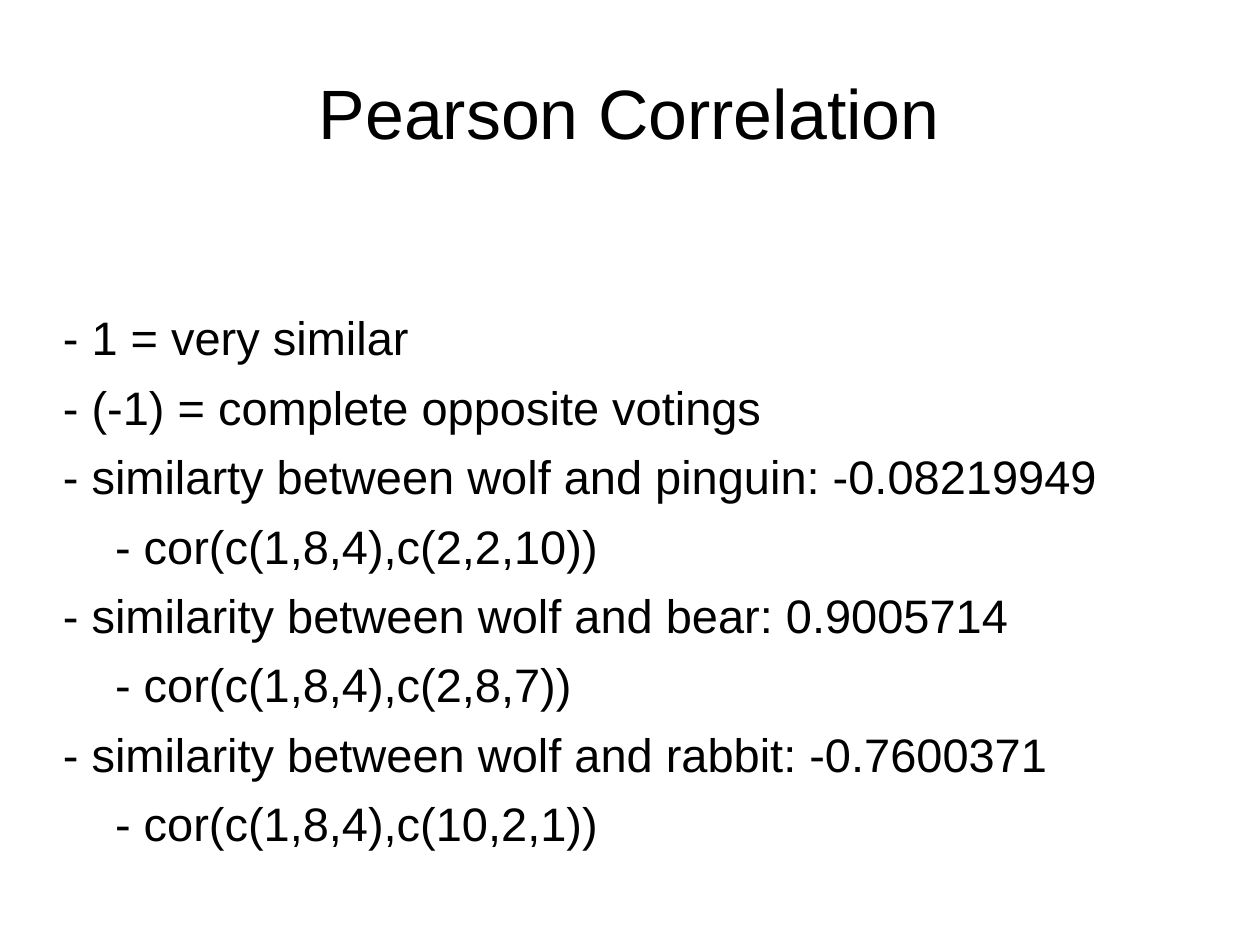
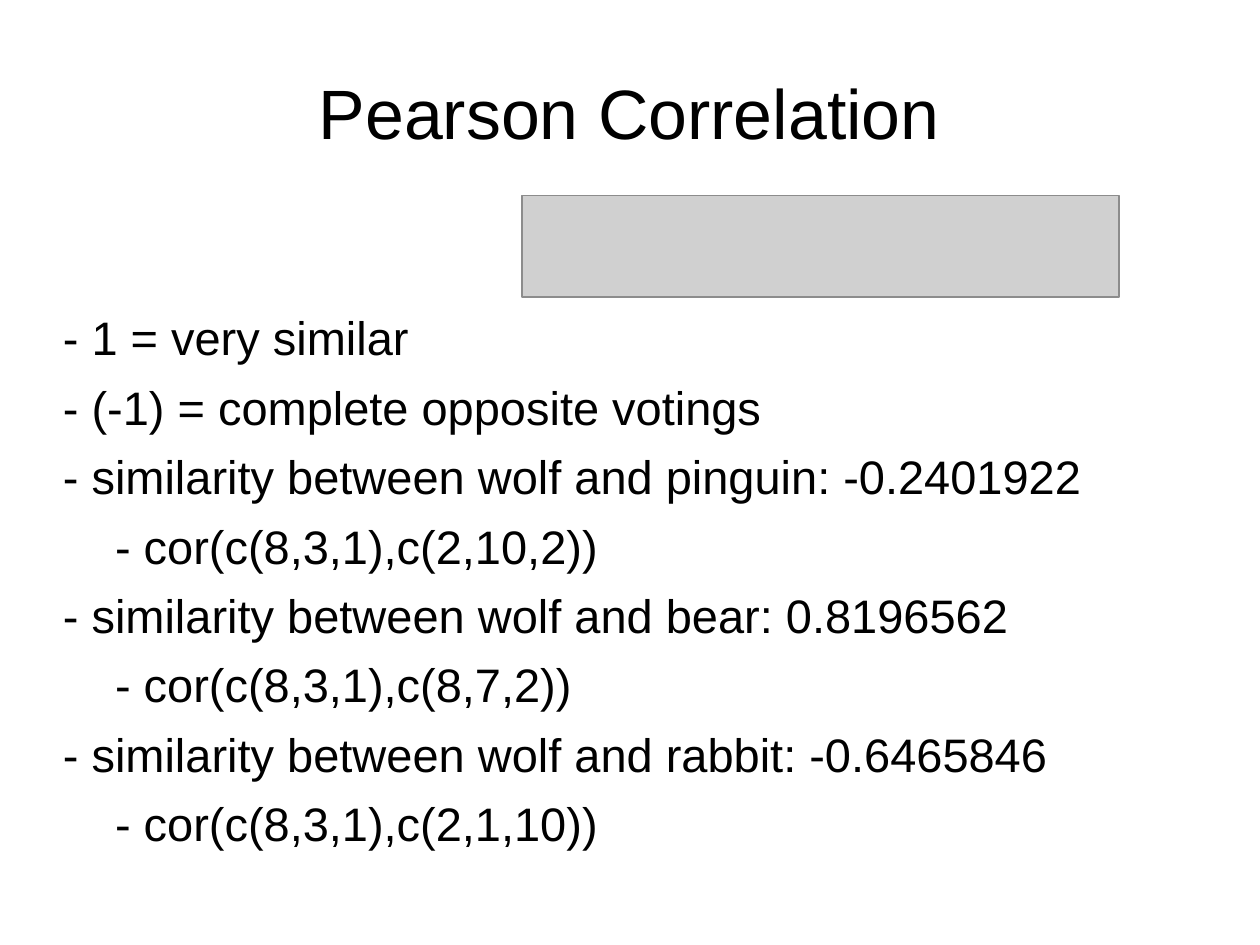
Before and after one commit to ManuelB/facebook-recommender-demo, a slide deck: slide 25 of docs/Talk-BedCon-Berlin-2012.odp (slide 22 before the commit). Drawn at 1260x945 pixels with LibreOffice and Linux fonts; fonts in the diff are those of the drawing; grey boxes stand for pictures; background and template pictures are left out. Boxes give left, top, right and bottom in pixels: in the first picture for what was removed or moved away, otherwise in the second. Text is boxed around its words. In the diff, an @@ line names an element or a change of style, - is before the commit and + after.

```diff
--- a/docs/Talk-BedCon-Berlin-2012.odp
+++ b/docs/Talk-BedCon-Berlin-2012.odp
@@ picture added at (523,196,1119,297) @@
@@ text at (92,460,1081,850): text changed @@
-- similarty between wolf and pinguin: -0.08219949
-- cor(c(1,8,4),c(2,2,10))
-- similarity between wolf and bear: 0.9005714
-- cor(c(1,8,4),c(2,8,7))
-- similarity between wolf and rabbit: -0.7600371
-- cor(c(1,8,4),c(10,2,1))
+- similarity between wolf and pinguin: -0.2401922
+- cor(c(8,3,1),c(2,10,2))
+- similarity between wolf and bear: 0.8196562
+- cor(c(8,3,1),c(8,7,2))
+- similarity between wolf and rabbit: -0.6465846
+- cor(c(8,3,1),c(2,1,10))
```
Also in this commit, not shown: 8 other slides changed, 11 slides added, 2 slides removed, 7 other files.
